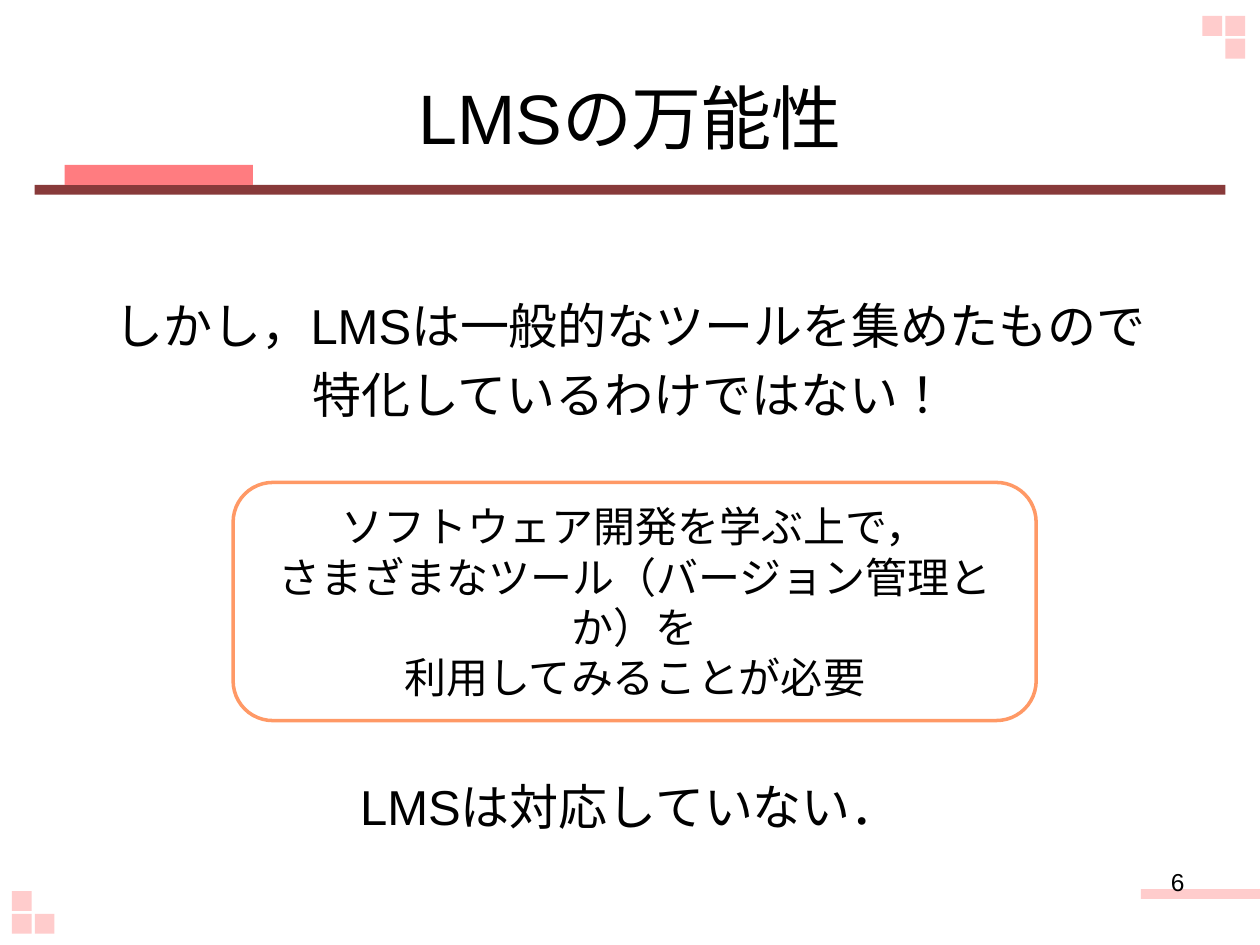
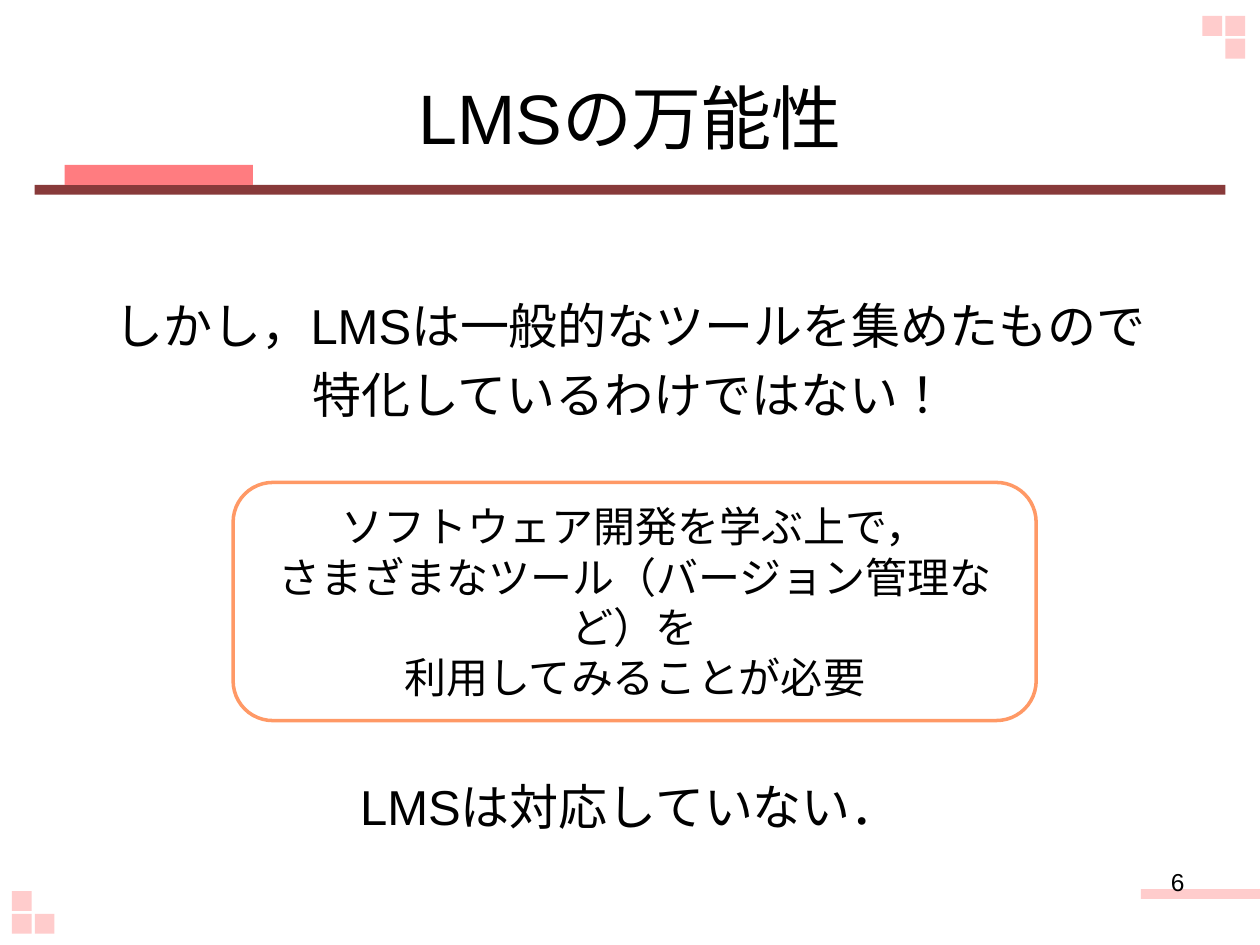
Before and after one commit to keimatsui/kadai, a slide deck: slide 6 of 卒業論文/2012/野口杏子/最終発表.pptx. Drawn at 1260x945 pixels with LibreOffice and Linux fonts; fonts in the diff are those of the drawing. Boxes give left, top, right and bottom in pixels: in the first picture for what was removed or moved away, otherwise in the second. Text is boxed around its words. In the diff, an @@ line names an element or a change of style, - is before the commit and + after.

```diff
--- a/卒業論文/2012/野口杏子/最終発表.pptx
+++ b/卒業論文/2012/野口杏子/最終発表.pptx
@@ text in rounded rectangle at (278,557,991,647): text changed @@
-さまざまなツール（バージョン管理とか）を
+さまざまなツール（バージョン管理など）を
```
Also in this commit, not shown: 4 other slides changed.
